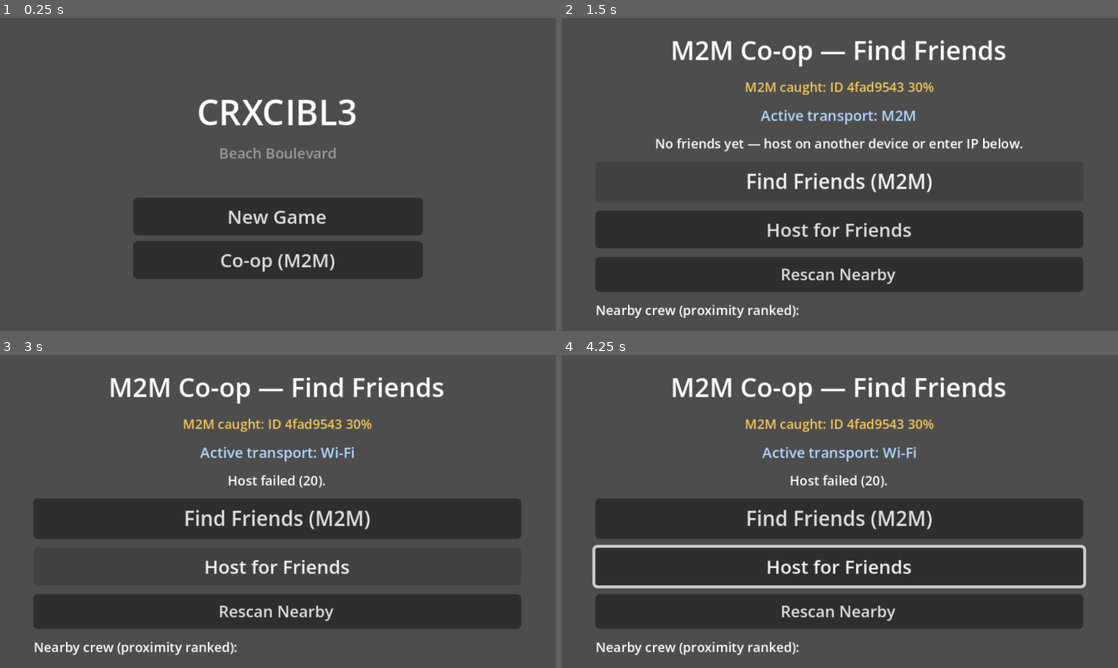
Above: before the commit, frames 1-4 (two rows, left to right).
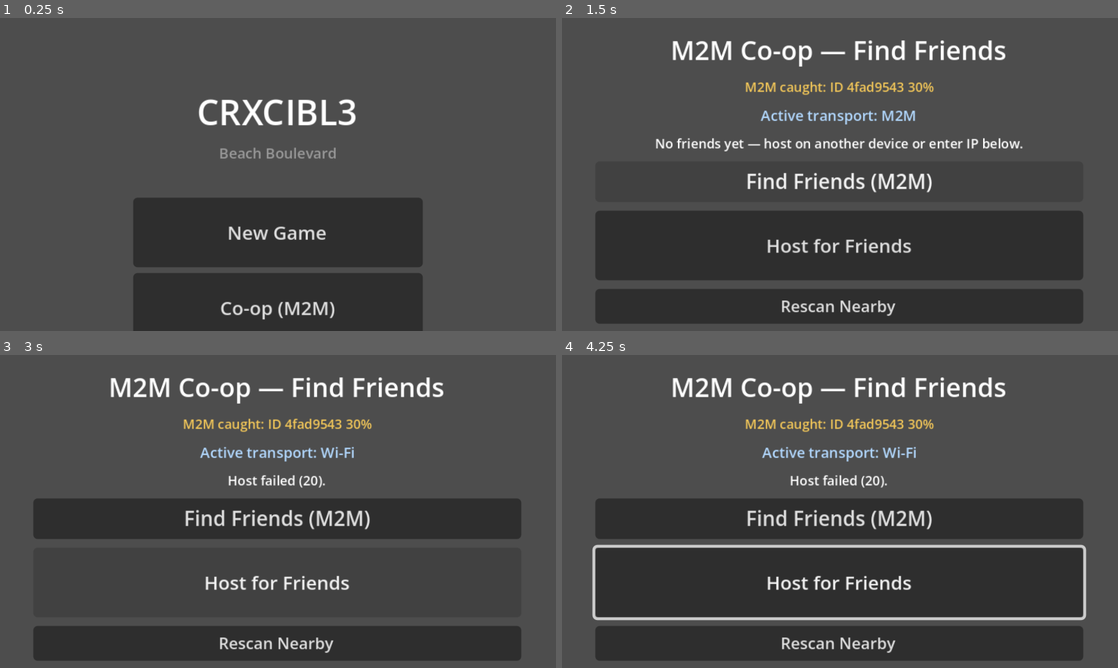
Above: after the commit, the same moments.

Repository: zowskyy/crxcibl3
Game: Godot game, scene res://scenes/MainMenu.tscn
Same seed, same stepped clock (60 frames per second), same inputs: the game is played once before the commit and once after it.
Inputs (mouse positions are in pixels of both pictures, inside the frame that each line leads up to):
- Up to frame 1 (0.25 s): no input
- Up to frame 2 (1.5 s): click "Co-op (M2M)" at 0.5 s; click "Find Friends (M2M)" at 1.25 s
- Up to frame 3 (3 s): click "Rescan Nearby" at 2 s; click "Host for Friends" at 2.75 s
- Up to frame 4 (4.25 s): move the mouse to (962, 495) at 3.52 s; hold Right (ui_right) from 3.53 s (still down); tap E at 3.6 s; click (962, 495) at 3.67 s

The runs differ from the first frame. In frame 1, 11% of the frame differs, in the area x 24-76%, y 61-100%; in frame 2, 14%; in frame 3, 12%; in frame 4, 15%, in the area x 5-95%, y 65-98%.
Error after the commit: Parse Error: Static function "get_granted_permissions()" not found in base "GDScriptNativeClass". (res://autoload/PermissionRationale.gd:67)

Commit message:
Android release debug: export presets, platform autoloads, lifecycle save, translations
Co-authored-by: zowskyy <zowskyy@users.noreply.github.com>

Diff:
--- /dev/null
+++ b/godot/autoload/AndroidPlatform.gd
@@ -0,0 +1,111 @@
+extends Node
+## AndroidPlatform — mobile bootstrap: lifecycle save/restore, audio focus, safe area,
+## predictive back, edge-to-edge, and low-latency input settings.
+
+var _safe_layer: CanvasLayer = null
+var _safe_area_root: MarginContainer = null
+var _audio_was_playing: Dictionary = {}
+
+
+func _ready() -> void:
+	Input.use_accumulated_input = false
+	ProjectSettings.set_setting("rendering/2d/snap/snap_2d_transforms_to_pixel", true)
+
+	if OS.get_name() == "Android":
+		DisplayServer.window_set_flag(DisplayServer.WINDOW_FLAG_EXTEND_TO_TITLE, true)
+
+	if not get_tree().root.size_changed.is_connected(_apply_safe_area):
+		get_tree().root.size_changed.connect(_apply_safe_area)
+
+	if SaveSystem.has_method("restore_snapshot_if_needed"):
+		SaveSystem.restore_snapshot_if_needed()
+
+	call_deferred("_apply_safe_area")
+
+
+func _notification(what: int) -> void:
+	match what:
+		NOTIFICATION_APPLICATION_PAUSED:
+			_on_app_paused()
+		NOTIFICATION_APPLICATION_RESUMED:
+			_on_app_resumed()
+		NOTIFICATION_WM_ABOUT_TO_GO_BACKGROUND:
+			if SaveSystem.has_method("save_snapshot"):
+				SaveSystem.save_snapshot()
+			else:
+				SaveSystem.save_game()
+		NOTIFICATION_WM_GO_BACK_REQUEST:
+			_handle_predictive_back()
+			get_viewport().set_input_as_handled()
+
+
+func _on_app_paused() -> void:
+	_audio_was_playing.clear()
+	for i in range(AudioServer.bus_count):
+		var bus_name := AudioServer.get_bus_name(i)
+		_audio_was_playing[bus_name] = not AudioServer.is_bus_mute(i)
+		AudioServer.set_bus_mute(i, true)
+	if SaveSystem.has_method("save_snapshot"):
+		SaveSystem.save_snapshot()
+	else:
+		SaveSystem.save_game()
+
+
+func _on_app_resumed() -> void:
+	for bus_name in _audio_was_playing.keys():
+		var idx := AudioServer.get_bus_index(bus_name)
+		if idx >= 0:
+			AudioServer.set_bus_mute(idx, not bool(_audio_was_playing[bus_name]))
+	_audio_was_playing.clear()
+	Input.set_mouse_mode(Input.MOUSE_MODE_VISIBLE)
+
+
+func _apply_safe_area() -> void:
+	if not is_inside_tree():
+		return
+	var safe := DisplayServer.get_display_safe_area()
+	var win_size := DisplayServer.window_get_size()
+	if win_size.x <= 0 or win_size.y <= 0:
+		return
+	var margin_left := float(safe.position.x)
+	var margin_top := float(safe.position.y)
+	var margin_right := float(win_size.x - safe.position.x - safe.size.x)
+	var margin_bottom := float(win_size.y - safe.position.y - safe.size.y)
+	if margin_left <= 0.0 and margin_top <= 0.0 and margin_right <= 0.0 and margin_bottom <= 0.0:
+		return
+	var root := get_tree().root
+	if _safe_layer == null or not is_instance_valid(_safe_layer):
+		_safe_layer = CanvasLayer.new()
+		_safe_layer.name = "AndroidSafeAreaLayer"
+		_safe_layer.layer = 100
+		root.add_child(_safe_layer)
+		_safe_area_root = MarginContainer.new()
+		_safe_area_root.name = "AndroidSafeArea"
+		_safe_area_root.mouse_filter = Control.MOUSE_FILTER_IGNORE
+		_safe_area_root.set_anchors_and_offsets_preset(Control.PRESET_FULL_RECT)
+		_safe_layer.add_child(_safe_area_root)
+	_safe_area_root.add_theme_constant_override("margin_left", int(margin_left))
+	_safe_area_root.add_theme_constant_override("margin_top", int(margin_top))
+	_safe_area_root.add_theme_constant_override("margin_right", int(margin_right))
+	_safe_area_root.add_theme_constant_override("margin_bottom", int(margin_bottom))
+
+
+func _handle_predictive_back() -> void:
+	var scene := get_tree().current_scene
+	if scene != null and scene.has_method("handle_android_back"):
+		scene.handle_android_back()
+		return
+	if InputMap.has_action("ui_cancel"):
+		var ev := InputEventAction.new()
+		ev.action = "ui_cancel"
+		ev.pressed = true
+		Input.parse_input_event(ev)
+
+
+func play_audio_if_audible(player: AudioStreamPlayer) -> void:
+	if player == null:
+		return
+	var master_idx := AudioServer.get_bus_index("Master")
+	if master_idx >= 0 and AudioServer.is_bus_mute(master_idx):
+		return
+	player.play()
--- /dev/null
+++ b/godot/autoload/ControllerGlyphs.gd
@@ -0,0 +1,68 @@
+extends Node
+## ControllerGlyphs — lightweight joypad detection and glyph hint labels.
+
+signal controller_changed(glyph_set: String)
+
+const GLYPH_GENERIC := "generic"
+const GLYPH_XBOX := "xbox"
+const GLYPH_PLAYSTATION := "playstation"
+const GLYPH_NINTENDO := "nintendo"
+
+var current_glyph_set: String = GLYPH_GENERIC
+
+
+func _ready() -> void:
+	_refresh_glyph_set()
+	if not Input.joy_connection_changed.is_connected(_on_joy_connection_changed):
+		Input.joy_connection_changed.connect(_on_joy_connection_changed)
+
+
+func _on_joy_connection_changed(_device: int, _connected: bool) -> void:
+	_refresh_glyph_set()
+
+
+func _refresh_glyph_set() -> void:
+	var pads := Input.get_connected_joypads()
+	if pads.is_empty():
+		_set_glyph_set(GLYPH_GENERIC)
+		return
+	var joy_name := Input.get_joy_name(pads[0]).to_lower()
+	if "xbox" in joy_name or "xinput" in joy_name:
+		_set_glyph_set(GLYPH_XBOX)
+	elif "dualsense" in joy_name or "dualshock" in joy_name or "playstation" in joy_name or "ps5" in joy_name or "ps4" in joy_name:
+		_set_glyph_set(GLYPH_PLAYSTATION)
+	elif "nintendo" in joy_name or "joy-con" in joy_name or "pro controller" in joy_name:
+		_set_glyph_set(GLYPH_NINTENDO)
+	else:
+		_set_glyph_set(GLYPH_GENERIC)
+
+
+func _set_glyph_set(glyph_set: String) -> void:
+	if current_glyph_set == glyph_set:
+		return
+	current_glyph_set = glyph_set
+	controller_changed.emit(glyph_set)
+
+
+func get_confirm_label() -> String:
+	match current_glyph_set:
+		GLYPH_XBOX:
+			return "A"
+		GLYPH_PLAYSTATION:
+			return "Cross"
+		GLYPH_NINTENDO:
+			return "B"
+		_:
+			return "Enter"
+
+
+func get_cancel_label() -> String:
+	match current_glyph_set:
+		GLYPH_XBOX:
+			return "B"
+		GLYPH_PLAYSTATION:
+			return "Circle"
+		GLYPH_NINTENDO:
+			return "A"
+		_:
+			return "Esc"
--- a/godot/autoload/CoopBluetooth.gd
+++ b/godot/autoload/CoopBluetooth.gd
@@ -134,7 +134,10 @@
 func _request_bluetooth_permissions() -> void:
 	if OS.get_name() != "Android":
 		return
-	OS.request_permissions()
+	if PermissionRationale != null:
+		PermissionRationale.request_bluetooth_permissions()
+	else:
+		OS.request_permissions()
 
 
 func _set_discoverable(duration_sec: int) -> void:
--- a/godot/autoload/CoopNetwork.gd
+++ b/godot/autoload/CoopNetwork.gd
@@ -41,20 +41,25 @@
 	M2MResilienceCore.start()
 	_beacon_timer = Timer.new()
 	_beacon_timer.wait_time = BEACON_INTERVAL_SEC
-	_beacon_timer.timeout.connect(_send_beacon)
+	_ensure_connected(_beacon_timer.timeout, _send_beacon)
 	add_child(_beacon_timer)
 
-	multiplayer.peer_connected.connect(_on_peer_connected)
-	multiplayer.peer_disconnected.connect(_on_peer_disconnected)
-	multiplayer.connected_to_server.connect(_on_connected_to_server)
-	multiplayer.connection_failed.connect(_on_connection_failed)
-	multiplayer.server_disconnected.connect(_on_server_disconnected)
-
-	M2MSession.mobile_ip_caught.connect(_on_mobile_ip_caught)
-	M2MSession.m2m_sessions_updated.connect(_on_m2m_sessions_updated)
-	M2MSession.proximity_match.connect(_on_proximity_match)
+	_ensure_connected(multiplayer.peer_connected, _on_peer_connected)
+	_ensure_connected(multiplayer.peer_disconnected, _on_peer_disconnected)
+	_ensure_connected(multiplayer.connected_to_server, _on_connected_to_server)
+	_ensure_connected(multiplayer.connection_failed, _on_connection_failed)
+	_ensure_connected(multiplayer.server_disconnected, _on_server_disconnected)
+
+	_ensure_connected(M2MSession.mobile_ip_caught, _on_mobile_ip_caught)
+	_ensure_connected(M2MSession.m2m_sessions_updated, _on_m2m_sessions_updated)
+	_ensure_connected(M2MSession.proximity_match, _on_proximity_match)
 	if CoopBluetooth != null:
-		CoopBluetooth.session_discovered.connect(_on_bluetooth_session)
+		_ensure_connected(CoopBluetooth.session_discovered, _on_bluetooth_session)
+
+
+func _ensure_connected(sig: Signal, callable: Callable) -> void:
+	if not sig.is_connected(callable):
+		sig.connect(callable)
 
 
 func _process(_delta: float) -> void:
--- a/godot/autoload/M2MResilienceCore.gd
+++ b/godot/autoload/M2MResilienceCore.gd
@@ -42,13 +42,18 @@
 	_load_registry()
 	_http = HTTPRequest.new()
 	add_child(_http)
-	_http.request_completed.connect(_on_mobile_lookup_done)
+	_ensure_connected(_http.request_completed, _on_mobile_lookup_done)
 	_watchdog_timer = Timer.new()
 	_watchdog_timer.wait_time = WATCHDOG_INTERVAL_SEC
-	_watchdog_timer.timeout.connect(_watchdog_pass)
+	_ensure_connected(_watchdog_timer.timeout, _watchdog_pass)
 	add_child(_watchdog_timer)
-	M2MMachineIdentity.self_address_added.connect(_on_self_address_added)
+	_ensure_connected(M2MMachineIdentity.self_address_added, _on_self_address_added)
 	start()
+
+
+func _ensure_connected(sig: Signal, callable: Callable) -> void:
+	if not sig.is_connected(callable):
+		sig.connect(callable)
 
 
 func start() -> void:
--- a/godot/autoload/M2MSession.gd
+++ b/godot/autoload/M2MSession.gd
@@ -36,14 +36,19 @@
 func _ready() -> void:
 	_http = HTTPRequest.new()
 	add_child(_http)
-	_http.request_completed.connect(_on_ipify_completed)
+	_ensure_connected(_http.request_completed, _on_ipify_completed)
 	_watch_timer = Timer.new()
 	_watch_timer.wait_time = SCAN_INTERVAL
-	_watch_timer.timeout.connect(_run_m2m_scan)
+	_ensure_connected(_watch_timer.timeout, _run_m2m_scan)
 	add_child(_watch_timer)
 	lan_ip = CoopLanUtil.primary_local_ip()
 	if CoopBluetooth != null and CoopBluetooth.is_available():
 		bluetooth_address = CoopBluetooth.get_local_address()
+
+
+func _ensure_connected(sig: Signal, callable: Callable) -> void:
+	if not sig.is_connected(callable):
+		sig.connect(callable)
 
 
 func catch_mobile_ip() -> void:
--- /dev/null
+++ b/godot/autoload/PermissionRationale.gd
@@ -0,0 +1,70 @@
+extends Node
+## PermissionRationale — shows in-app rationale dialogs before OS permission requests.
+
+const RATIONALE_BLUETOOTH := (
+	"CRXCIBL3 uses Bluetooth to discover nearby co-op sessions on the same crew network. "
+	+ "No audio or contacts are accessed."
+)
+const RATIONALE_LOCATION := (
+	"Location permission is required on Android to scan for nearby Bluetooth co-op sessions. "
+	+ "Your GPS position is never stored or transmitted."
+)
+const RATIONALE_NETWORK := (
+	"Network access lets CRXCIBL3 find co-op hosts on Wi-Fi and mobile data. "
+	+ "No personal data is collected."
+)
+
+var _pending_dialog: AcceptDialog = null
+var _pending_callback: Callable = Callable()
+
+
+func _ready() -> void:
+	_pending_dialog = AcceptDialog.new()
+	_pending_dialog.title = "Permission needed"
+	_pending_dialog.dialog_hide_on_ok = true
+	_pending_dialog.ok_button_text = "Allow"
+	add_child(_pending_dialog)
+	if not _pending_dialog.confirmed.is_connected(_on_dialog_confirmed):
+		_pending_dialog.confirmed.connect(_on_dialog_confirmed)
+
+
+func request_with_rationale(permission_name: String, rationale: String, on_granted: Callable) -> void:
+	if OS.get_name() != "Android":
+		if on_granted.is_valid():
+			on_granted.call()
+		return
+	if _is_permission_granted(permission_name):
+		if on_granted.is_valid():
+			on_granted.call()
+		return
+	_pending_callback = on_granted
+	_pending_dialog.dialog_text = rationale
+	_pending_dialog.popup_centered()
+
+
+func request_bluetooth_permissions(on_granted: Callable = Callable()) -> void:
+	request_with_rationale("bluetooth", RATIONALE_BLUETOOTH, on_granted)
+
+
+func request_location_permission(on_granted: Callable = Callable()) -> void:
+	request_with_rationale("android.permission.ACCESS_FINE_LOCATION", RATIONALE_LOCATION, on_granted)
+
+
+func request_network_permissions(on_granted: Callable = Callable()) -> void:
+	request_with_rationale("network", RATIONALE_NETWORK, on_granted)
+
+
+func _on_dialog_confirmed() -> void:
+	OS.request_permissions()
+	if _pending_callback.is_valid():
+		_pending_callback.call()
+	_pending_callback = Callable()
+
+
+func _is_permission_granted(permission_name: String) -> bool:
+	if not Engine.has_method("get_granted_permissions"):
+		return false
+	for granted in Engine.get_granted_permissions():
+		if str(granted).to_lower().contains(permission_name.to_lower()):
+			return true
+	return false
--- a/godot/autoload/SaveSystem.gd
+++ b/godot/autoload/SaveSystem.gd
@@ -8,11 +8,11 @@
 ## permissions needed, since it's app-scoped storage.
 
 const SAVE_PATH := "user://crxcibl3_save.txt"
+const SNAPSHOT_PATH := "user://crxcibl3_snapshot.json"
 
 
 func has_save() -> bool:
 	return FileAccess.file_exists(SAVE_PATH)
-
 
 func save_game() -> void:
 	var file := FileAccess.open(SAVE_PATH, FileAccess.WRITE)
@@ -177,3 +177,56 @@
 func delete_save() -> void:
 	if has_save():
 		DirAccess.remove_absolute(SAVE_PATH)
+	if FileAccess.file_exists(SNAPSHOT_PATH):
+		DirAccess.remove_absolute(SNAPSHOT_PATH)
+
+
+func save_snapshot() -> void:
+	save_game()
+	var snapshot := {
+		"scene": _current_scene_path(),
+		"timestamp": Time.get_unix_time_from_system(),
+		"heat": GameState.heat,
+		"squad": GameState.squad.duplicate(),
+		"current_act": GameState.current_act,
+	}
+	var file := FileAccess.open(SNAPSHOT_PATH, FileAccess.WRITE)
+	if file == null:
+		push_warning("SaveSystem: could not write process-death snapshot")
+		return
+	file.store_string(JSON.stringify(snapshot))
+	file.close()
+
+
+func restore_snapshot_if_needed() -> void:
+	if not FileAccess.file_exists(SNAPSHOT_PATH):
+		return
+	var file := FileAccess.open(SNAPSHOT_PATH, FileAccess.READ)
+	if file == null:
+		return
+	var parsed = JSON.parse_string(file.get_as_text())
+	file.close()
+	DirAccess.remove_absolute(SNAPSHOT_PATH)
+	if not parsed is Dictionary:
+		return
+	if not has_save():
+		load_game()
+	var scene_path := str(parsed.get("scene", ""))
+	if scene_path.is_empty() or not ResourceLoader.exists(scene_path):
+		return
+	call_deferred("_deferred_restore_scene", scene_path)
+
+
+func _deferred_restore_scene(scene_path: String) -> void:
+	var tree := get_tree()
+	if tree == null:
+		return
+	tree.change_scene_to_file(scene_path)
+
+
+func _current_scene_path() -> String:
+	var tree := get_tree()
+	if tree == null or tree.current_scene == null:
+		return ""
+	var scene_file := tree.current_scene.scene_file_path
+	return scene_file if not scene_file.is_empty() else ""
--- a/godot/project.godot
+++ b/godot/project.godot
@@ -17,6 +17,7 @@
 config/name="CRXCIBL3"
 config/version="1.3.0"
 run/main_scene="res://scenes/MainMenu.tscn"
+run/max_fps=60
 config/features=PackedStringArray("4.7", "Mobile")
 config/icon="res://assets/sprites/icon.png"
 
@@ -27,6 +28,7 @@
 M2MTransportLearner="*res://autoload/M2MTransportLearner.gd"
 M2MMachineIdentity="*res://autoload/M2MMachineIdentity.gd"
 M2MResilienceCore="*res://autoload/M2MResilienceCore.gd"
+PermissionRationale="*res://autoload/PermissionRationale.gd"
 CoopBluetooth="*res://autoload/CoopBluetooth.gd"
 M2MSession="*res://autoload/M2MSession.gd"
 CoopNetwork="*res://autoload/CoopNetwork.gd"
@@ -54,6 +56,13 @@
 SquadController="*res://autoload/SquadController.gd"
 Inventory="*res://autoload/Inventory.gd"
 QuestManager="*res://autoload/QuestManager.gd"
+AndroidPlatform="*res://autoload/AndroidPlatform.gd"
+ControllerGlyphs="*res://autoload/ControllerGlyphs.gd"
+
+[audio]
+
+driver/output_latency=15
+driver/enable_input=false
 
 [display]
 
@@ -62,6 +71,11 @@
 window/stretch/mode="canvas_items"
 window/stretch/aspect="expand"
 window/handheld/orientation="landscape"
+window/vsync/vsync_mode=1
+
+[internationalization]
+
+locale/translations=PackedStringArray("res://translations/en.po", "res://translations/es.po", "res://translations/fr.po")
 
 [input_devices]
 
@@ -70,4 +84,6 @@
 
 [rendering]
 
+renderer/rendering_method="mobile"
 textures/vram_compression/import_etc2_astc=true
+2d/snap/snap_2d_transforms_to_pixel=true
--- a/godot/scenes/CoopLobbyScene.gd
+++ b/godot/scenes/CoopLobbyScene.gd
@@ -27,23 +27,40 @@
 
 func _ready() -> void:
 	M2MResilienceCore.start()
-	host_button.pressed.connect(_on_host_pressed)
-	find_button.pressed.connect(_on_find_friends_pressed)
-	scan_button.pressed.connect(_on_scan_pressed)
-	join_button.pressed.connect(_on_join_pressed)
-	back_button.pressed.connect(_on_back_pressed)
-	nearby_list.item_selected.connect(_on_nearby_selected)
-	CoopNetwork.nearby_session_found.connect(_on_nearby_session_found)
-	CoopNetwork.session_started.connect(_on_session_started)
-	CoopNetwork.transport_changed.connect(_update_transport_label)
-	CoopNetwork.m2m_mobile_ip_ready.connect(_on_mobile_ip_ready)
-	M2MSession.mobile_ip_caught.connect(_on_mobile_ip_ready)
-	M2MSession.m2m_sessions_updated.connect(_on_m2m_updated)
-	M2MResilienceCore.self_recognized.connect(_on_self_recognized)
-	M2MResilienceCore.recognition_confidence_changed.connect(_on_recognition_confidence_changed)
+	_ensure_connected(host_button.pressed, _on_host_pressed)
+	_ensure_connected(find_button.pressed, _on_find_friends_pressed)
+	_ensure_connected(scan_button.pressed, _on_scan_pressed)
+	_ensure_connected(join_button.pressed, _on_join_pressed)
+	_ensure_connected(back_button.pressed, _on_back_pressed)
+	_ensure_connected(nearby_list.item_selected, _on_nearby_selected)
+	_ensure_connected(CoopNetwork.nearby_session_found, _on_nearby_session_found)
+	_ensure_connected(CoopNetwork.session_started, _on_session_started)
+	_ensure_connected(CoopNetwork.transport_changed, _update_transport_label)
+	_ensure_connected(CoopNetwork.m2m_mobile_ip_ready, _on_mobile_ip_ready)
+	_ensure_connected(M2MSession.mobile_ip_caught, _on_mobile_ip_ready)
+	_ensure_connected(M2MSession.m2m_sessions_updated, _on_m2m_updated)
+	_ensure_connected(M2MResilienceCore.self_recognized, _on_self_recognized)
+	_ensure_connected(M2MResilienceCore.recognition_confidence_changed, _on_recognition_confidence_changed)
+	back_button.custom_minimum_size = Vector2(200, 48)
+	host_button.custom_minimum_size = Vector2(200, 48)
 	status_label.text = "M2M catches your mobile IP and finds friends on Wi-Fi, Bluetooth, or cellular."
 	_refresh_ip_banner()
 	_refresh_machine_identity()
+
+
+func _ensure_connected(sig: Signal, callable: Callable) -> void:
+	if not sig.is_connected(callable):
+		sig.connect(callable)
+
+
+func _unhandled_input(event: InputEvent) -> void:
+	if event.is_action_pressed("ui_cancel"):
+		_on_back_pressed()
+		get_viewport().set_input_as_handled()
+
+
+func handle_android_back() -> void:
+	_on_back_pressed()
 
 
 func _on_host_pressed() -> void:
--- a/godot/scenes/DialogueBox.gd
+++ b/godot/scenes/DialogueBox.gd
@@ -20,11 +20,16 @@
 func _ready() -> void:
 	layer = 10
 	panel.visible = false
-	CutsceneDirector.line_shown.connect(_on_line_shown)
-	CutsceneDirector.narrator_shown.connect(_on_narrator_shown)
-	CutsceneDirector.choice_shown.connect(_on_choice_shown)
-	CutsceneDirector.cutscene_ended.connect(_on_cutscene_ended)
-	CutsceneDirector.beat_cleared.connect(_hide_panel)
+	_ensure_connected(CutsceneDirector.line_shown, _on_line_shown)
+	_ensure_connected(CutsceneDirector.narrator_shown, _on_narrator_shown)
+	_ensure_connected(CutsceneDirector.choice_shown, _on_choice_shown)
+	_ensure_connected(CutsceneDirector.cutscene_ended, _on_cutscene_ended)
+	_ensure_connected(CutsceneDirector.beat_cleared, _hide_panel)
+
+
+func _ensure_connected(sig: Signal, callable: Callable) -> void:
+	if not sig.is_connected(callable):
+		sig.connect(callable)
 
 
 func _on_line_shown(speaker: String, text: String) -> void:
--- a/godot/scenes/HeroSelectionUI.gd
+++ b/godot/scenes/HeroSelectionUI.gd
@@ -33,13 +33,29 @@
 	_coop_is_host = _coop_online and CoopNetwork.is_host()
 	start_button.disabled = true
 	_populate_hero_grid()
-	start_button.pressed.connect(_on_start_pressed)
+	_ensure_connected(start_button.pressed, _on_start_pressed)
+	start_button.custom_minimum_size = Vector2(200, 48)
 	if _coop_online and not _coop_is_host:
 		_set_client_coop_mode()
 	elif _coop_online:
 		squad_label.text = "Co-op — host picks squad (%d/%d):\n" % [
 			_selected_variant_ids.size(), MAX_SQUAD_SIZE
 		]
+
+
+func _ensure_connected(sig: Signal, callable: Callable) -> void:
+	if not sig.is_connected(callable):
+		sig.connect(callable)
+
+
+func _unhandled_input(event: InputEvent) -> void:
+	if event.is_action_pressed("ui_cancel"):
+		get_tree().change_scene_to_file("res://scenes/MainMenu.tscn")
+		get_viewport().set_input_as_handled()
+
+
+func handle_android_back() -> void:
+	get_tree().change_scene_to_file("res://scenes/MainMenu.tscn")
 
 
 func _populate_hero_grid() -> void:
--- a/godot/scenes/MainMenu.gd
+++ b/godot/scenes/MainMenu.gd
@@ -32,10 +32,32 @@
 func _ready() -> void:
 	recap_panel.visible = false
 	continue_btn.visible = SaveSystem.has_save()
-	continue_btn.pressed.connect(_on_continue)
-	new_game_btn.pressed.connect(_on_new_game)
-	coop_btn.pressed.connect(_on_coop)
-	close_recap_btn.pressed.connect(_on_close_recap)
+	_ensure_connected(continue_btn.pressed, _on_continue)
+	_ensure_connected(new_game_btn.pressed, _on_new_game)
+	_ensure_connected(coop_btn.pressed, _on_coop)
+	_ensure_connected(close_recap_btn.pressed, _on_close_recap)
+	continue_btn.custom_minimum_size = Vector2(200, 48)
+	new_game_btn.custom_minimum_size = Vector2(200, 48)
+	coop_btn.custom_minimum_size = Vector2(200, 48)
+	close_recap_btn.custom_minimum_size = Vector2(200, 48)
+
+
+func _ensure_connected(sig: Signal, callable: Callable) -> void:
+	if not sig.is_connected(callable):
+		sig.connect(callable)
+
+
+func _unhandled_input(event: InputEvent) -> void:
+	if not event.is_action_pressed("ui_cancel"):
+		return
+	if recap_panel.visible:
+		_on_close_recap()
+		get_viewport().set_input_as_handled()
+
+
+func handle_android_back() -> void:
+	if recap_panel.visible:
+		_on_close_recap()
 
 
 func _on_continue() -> void:
--- a/godot/scenes/MainMenu.tscn
+++ b/godot/scenes/MainMenu.tscn
@@ -39,16 +39,19 @@
 
 [node name="ContinueButton" type="Button" parent="VBox"]
 layout_mode=2
+custom_minimum_size=Vector2(200, 48)
 theme_override_font_sizes/font_size=13
 text="Continue"
 
 [node name="NewGameButton" type="Button" parent="VBox"]
 layout_mode=2
+custom_minimum_size=Vector2(200, 48)
 theme_override_font_sizes/font_size=13
 text="New Game"
 
 [node name="CoopButton" type="Button" parent="VBox"]
 layout_mode=2
+custom_minimum_size=Vector2(200, 48)
 theme_override_font_sizes/font_size=13
 text="Co-op (M2M)"
 
@@ -83,5 +86,6 @@
 anchor_top=0.87
 anchor_right=0.75
 anchor_bottom=0.97
+custom_minimum_size=Vector2(200, 48)
 theme_override_font_sizes/font_size=13
 text="Continue →"
--- a/godot/scenes/TestRoom.gd
+++ b/godot/scenes/TestRoom.gd
@@ -62,7 +62,8 @@
 
 func _ready() -> void:
 	_setup_environment()
-	fire_button.pressed.connect(_on_fire_pressed)
+	if not fire_button.pressed.is_connected(_on_fire_pressed):
+		fire_button.pressed.connect(_on_fire_pressed)
 
 	ActProgression.apply_qa_cmdline_flags()
 	ActProgression.unlock_act_for_boss_progress()
Not shown, added: godot/android/build/AndroidManifest.xml
Not shown, added: godot/android/build/res/values/strings.xml
Not shown, added: godot/android/build/res/xml/data_safety.xml
Not shown, changed: godot/export_presets.cfg
Not shown, added: godot/translations/en.po
Not shown, added: godot/translations/es.po
Not shown, added: godot/translations/fr.po
Not shown, added: godot/android/build/config.gradle
